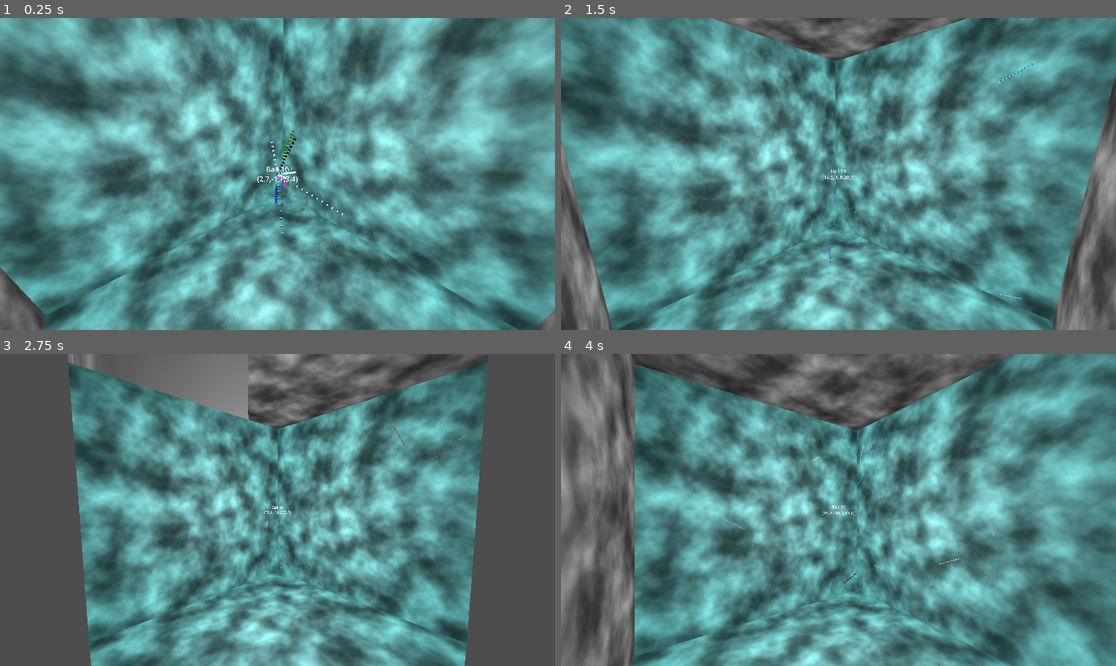
Above: before the commit, frames 1-4 (two rows, left to right).
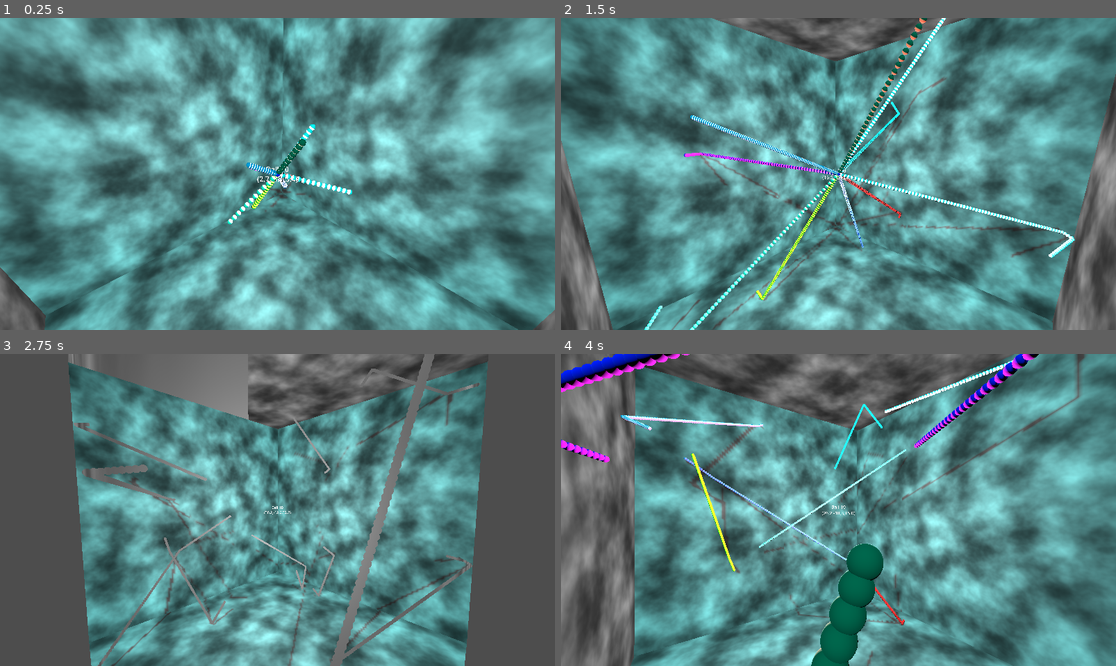
Above: after the commit, the same moments.

Repository: kasworld/gd4game3d
Game: Godot game, scene res://main.tscn
Same seed, same stepped clock (60 frames per second), same inputs: the game is played once before the commit and once after it.
Inputs:
- Up to frame 1 (0.25 s): no input
- Up to frame 2 (1.5 s): no input
- Up to frame 3 (2.75 s): no input
- Up to frame 4 (4 s): no input

The runs differ from the first frame. In frame 1, 1.0% of the frame differs, in the area x 41-64%, y 34-70%; in frame 2, 4.0%; in frame 3, 4.8%; in frame 4, 7.0%, in the area x 0-95%, y 0-100%.

Commit message:
share material mesh

Diff:
--- a/ball/ball.gd
+++ b/ball/ball.gd
@@ -6,21 +6,36 @@
 var bounce_area :AABB
 var radius :float
 
-var sphere_count :int = 10
+var sphere_count :int = 100
 var sphere_list = []
 var sphere_cursor :int
 
+var sp_mesh : Mesh
+var sp_mat :Material
+
 func init(ba :AABB, p :Vector3)->void:
-	$Sphere.material.albedo_color = NamedColorList.color_list.pick_random()[0]
 	bounce_area = ba
-	radius = $Sphere.radius
 	velocity = Vector3( (randf()-0.5)*SPEED_LIMIT,(randf()-0.5)*SPEED_LIMIT,(randf()-0.5)*SPEED_LIMIT)
+	radius = 0.5
+	make_mesh_mat()
 	for i in sphere_count:
-		var sp = $Sphere.duplicate()
+		#var sp = $Sphere.duplicate()
+		var sp = new_sphere()
 		add_child(sp)
 		sp.position = p
-		sp.visible = true
 		sphere_list.append(sp)
+
+func make_mesh_mat():
+	sp_mesh = SphereMesh.new()
+	sp_mesh.radius = radius
+	sp_mat = StandardMaterial3D.new()
+	sp_mat.albedo_color = NamedColorList.color_list.pick_random()[0]
+	sp_mesh.material = sp_mat
+
+func new_sphere()->MeshInstance3D:
+	var sp = MeshInstance3D.new()
+	sp.mesh = sp_mesh
+	return sp
 
 func move(delta :float)->void:
 	var old_sphere = sphere_list[sphere_cursor%sphere_count]
@@ -28,7 +43,7 @@
 	sphere_list[sphere_cursor%sphere_count].position = old_sphere.position
 	move_sphere(delta, sphere_list[sphere_cursor%sphere_count])
 
-func move_sphere(delta: float, sp :CSGSphere3D) -> void:
+func move_sphere(delta: float, sp :Node3D) -> void:
 	sp.position += velocity * delta
 	var bn = Bounce.bounce3d(sp.position,velocity,bounce_area,radius)
 	sp.position = bn.position
